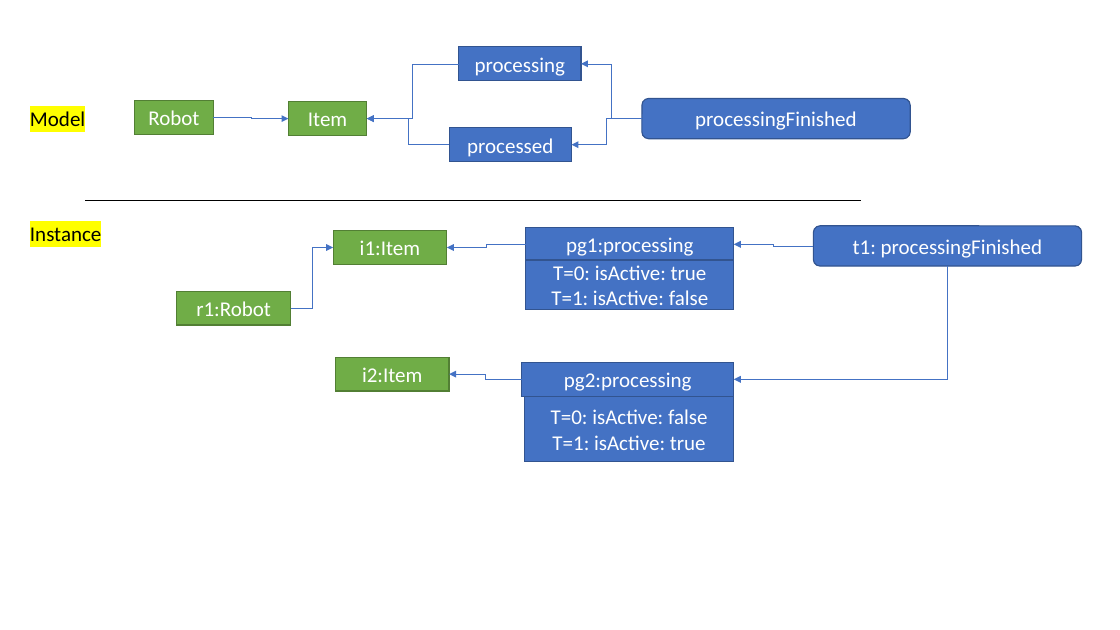
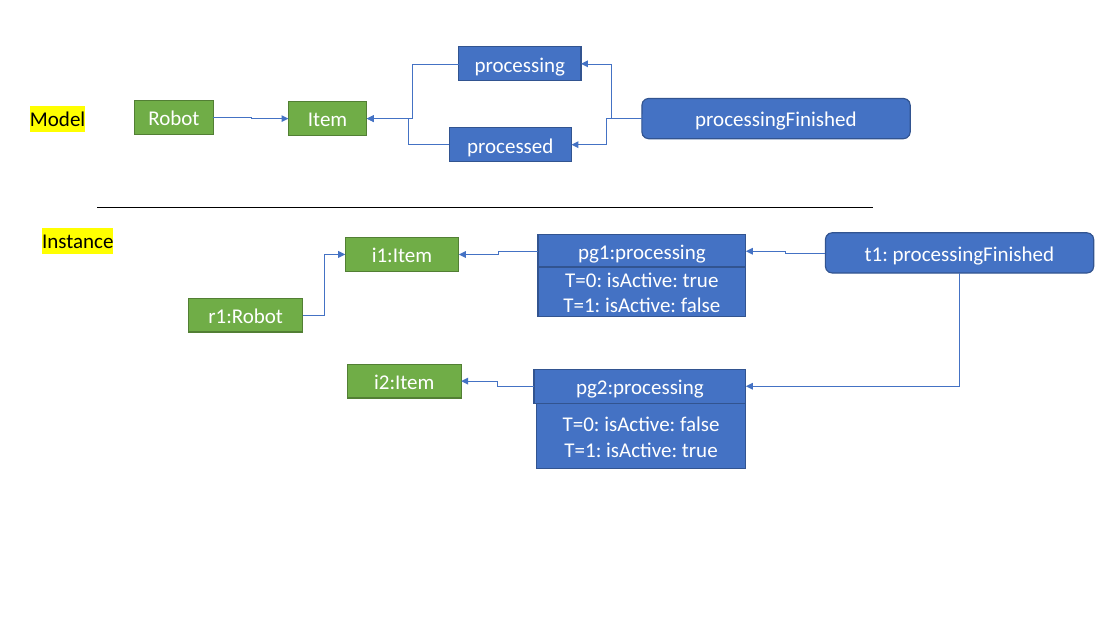
Before and after one commit to cdl-mint/at-journal, a slide deck: slide 15 of figures/2022_AT_Figures.pptx (slide 13 before the commit). Drawn at 1120x630 pixels with LibreOffice and Linux fonts; fonts in the diff are those of the drawing. Boxes give left, top, right and bottom in pixels: in the first picture for what was removed or moved away, otherwise in the second. Text is boxed around its words. In the diff, an @@ line names an element or a change of style, - is before the commit and + after.

```diff
--- a/figures/2022_AT_Figures.pptx
+++ b/figures/2022_AT_Figures.pptx
@@ line moved from (86, 200) - (861, 200) to (97, 208) - (874, 208) @@
@@ rounded rectangle "t1: processingFinished": place and size @@
-rounded rectangle "t1: processingFinished" at bbox=[813, 226, 1081, 266]
+rounded rectangle "t1: processingFinished" at bbox=[826, 233, 1094, 273]
@@ rectangle "i2:Item": place and size @@
-rectangle "i2:Item" at bbox=[335, 357, 449, 391]
+rectangle "i2:Item" at bbox=[348, 365, 461, 398]
@@ 5 elbow arrows, 4 rectangles, 1 text: place and size @@
-5 elbow arrows, 4 rectangles, 1 text at bbox=[30, 227, 948, 380]
+5 elbow arrows, 4 rectangles, 1 text at bbox=[42, 234, 960, 386]
@@ rectangle "pg2:processing": place and size @@
-rectangle "pg2:processing" at bbox=[522, 362, 734, 396]
+rectangle "pg2:processing" at bbox=[534, 370, 746, 403]
@@ rectangle "T=0: isActive: false": place and size @@
-rectangle "T=0: isActive: false" at bbox=[524, 397, 734, 461]
+rectangle "T=0: isActive: false" at bbox=[537, 404, 746, 469]
```
Also in this commit, not shown: 2 other slides changed, 1 slide added.
